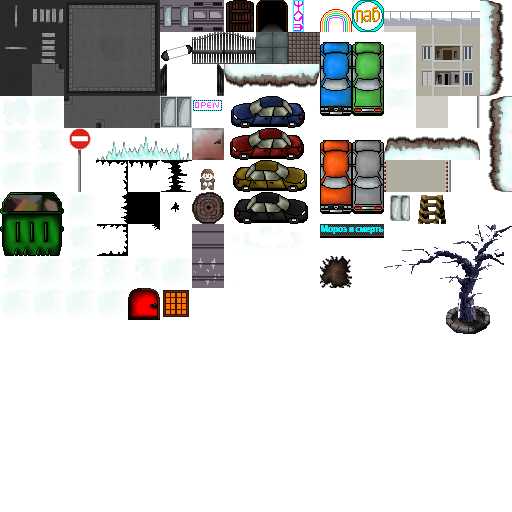
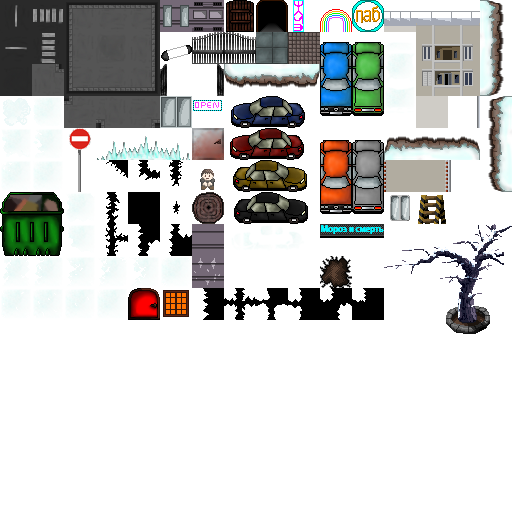
Layer changes from the first 512px x 512px image to the second:
painted on "Calque 6" over [96,160,384,320]
